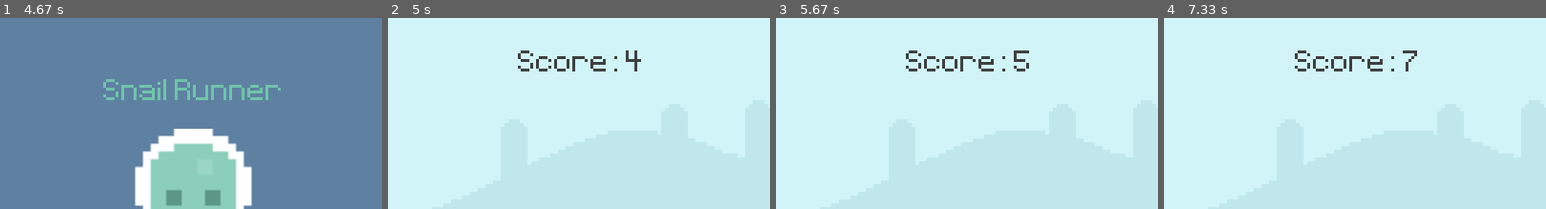
Above: before the commit, frames 1-4 (left to right).
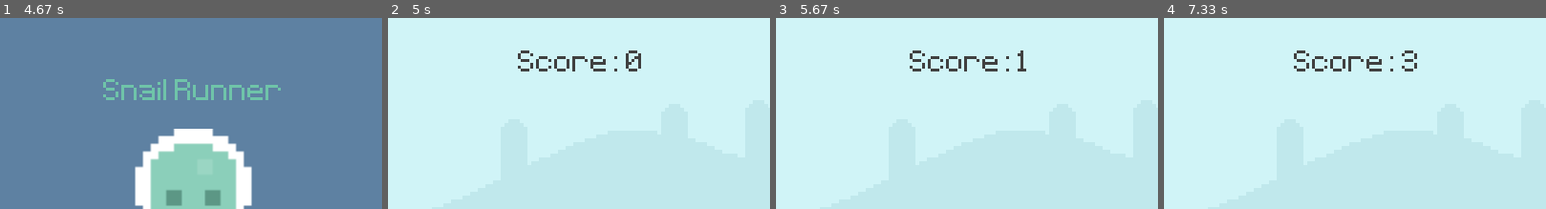
Above: after the commit, the same moments.

Repository: kronek1122/Pygame_fun
Game: pygame game, started from first_game_class.py
The game is run twice, just before and just after one commit, with the same random seed, the same clock (stepped at 60 frames per second) and the same inputs.
Inputs:
- Up to frame 1 (4.67 s): tap Space at 0.33, 3.17, 3.57, 3.87, 4.07, 4.4 s
- Up to frame 2 (5 s): tap Space at 4.7, 4.9 s
- Up to frame 3 (5.67 s): tap Space at 5.2, 5.47 s
- Up to frame 4 (7.33 s): tap Space at 5.8, 6.1, 6.23, 6.63, 6.93 s
The pictures show only the part of the screen within x 25-75%, y 0-50%; the shares and areas given below are measured in that part.

Frame 1 is identical in both runs. In frame 2, 0.2% of the frame differs, in the area x 62-67%, y 17-28%; in frame 3, 1.1%, in the area x 34-67%, y 17-28%; in frame 4, 0.5%.

Commit message:
delete previous changes

Diff:
--- a/first_game_class.py
+++ b/first_game_class.py
@@ -146,7 +146,7 @@
         else:
             if event.type == pygame.KEYDOWN and event.key == pygame.K_SPACE:
                 game_active = True
-
+                start_time = int(pygame.time.get_ticks()/1000)
 
     if game_active:
         screen.blit(sky_surface,(0,0)) #umieszczanie warstwy na wyświetlanym oknie
